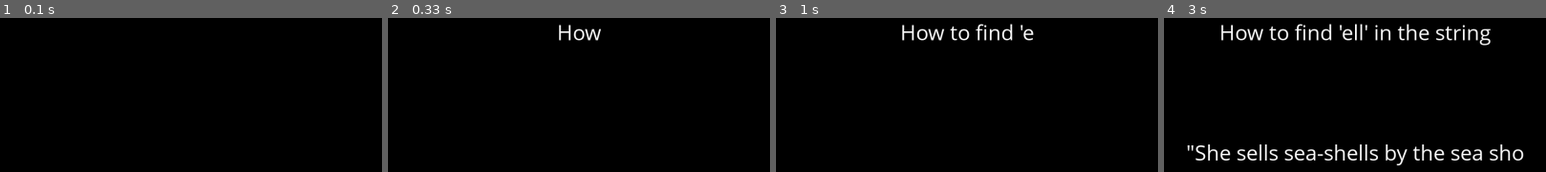
Above: before the commit, frames 1-4 (left to right).
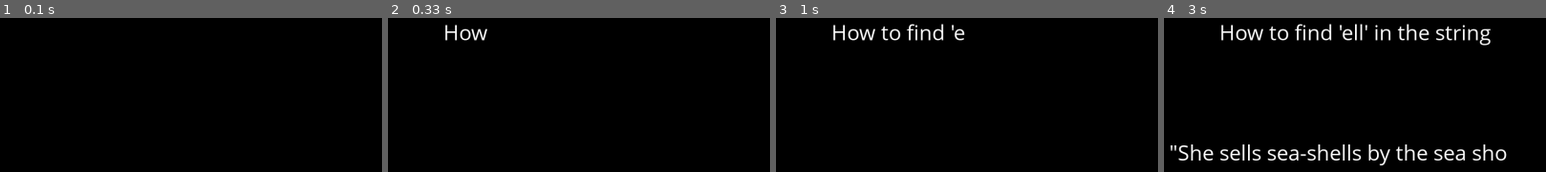
Above: after the commit, the same moments.

Repository: wadsworj/py_vid_generator
Game: pygame game, started from main.py
The game is run twice, just before and just after one commit, with the same random seed, the same clock (stepped at 60 frames per second) and the same inputs.
Inputs:
- Up to frame 1 (0.1 s): no input
- Up to frame 2 (0.33 s): no input
- Up to frame 3 (1 s): no input
- Up to frame 4 (3 s): tap Enter at 1.83 s

Frame 1 is identical in both runs. In frame 2, 0.9% of the frame differs, in the area x 15-56%, y 4-15%; in frame 3, 2.2%; in frame 4, 4.7%, in the area x 1-95%, y 82-96%.

Commit message:
add builders for elements/scenes and stop 'scrolling' text

Diff:
--- /dev/null
+++ b/elements/elementBuilder.py
@@ -0,0 +1,23 @@
+from elements.textElement import TextElement
+
+
+class ElementBuilder:
+    def __init__(self):
+        pass
+
+    def build(self, data):
+        return self.build_text_element(data)
+
+    def build_text_element(self, data):
+        element = TextElement()
+        element.name = data["name"]
+        element.text = data["text"]
+        element.position = data["position"]
+        element.bounding_box = data["bounding_box"]
+        element.duration = data["duration"]
+        element.font_size = data["font_size"]
+        element.font_type = data["font_type"]
+        element.text_align = data["text_align"]
+        element.start_time = data["start_time"]
+
+        return element
--- a/elements/textElement.py
+++ b/elements/textElement.py
@@ -6,18 +6,17 @@
 
 
 class TextElement:
-    def __init__(self, name, text, position, bounding_box, duration, font_size, font_type, text_align, start_time):
-        self.name = name
-        self.video = None
-        self.position = position
-        self.text = text
-        self.duration = duration
-        self.bounding_box = bounding_box
+    def __init__(self):
+        self.name = None
+        self.position = None
+        self.text = None
+        self.duration = None
+        self.bounding_box = None
         self.count = 0
-        self.font_size = font_size
-        self.font_type = font_type
-        self.text_align = text_align
-        self.start_time = start_time
+        self.font_size = None
+        self.font_type = None
+        self.text_align = None
+        self.start_time = None
 
     def render(self, screen, scene_seconds):
         if self.start_time > scene_seconds:
@@ -29,13 +28,15 @@
 
         my_font = pygame.font.SysFont(self.font_type, self.font_size)
         text_surface = my_font.render(self.text[0:current], True, config.WHITE)
+        text_surface_center = my_font.render(self.text, True, config.WHITE)
+
         screen_rect = screen.get_rect()
         if self.text_align == "top_center":
             top_center_rect = pygame.Rect(screen_rect.left, screen_rect.top, screen_rect.width, screen_rect.height / 2)
-            text_position = text_surface.get_rect(center = top_center_rect.center)
+            text_position = text_surface_center.get_rect(center = top_center_rect.center)
         elif self.text_align == "center":
             top_center_rect = pygame.Rect(screen_rect.left, screen_rect.top, screen_rect.width, screen_rect.height / 2)
-            text_position = text_surface.get_rect(center = screen_rect.center)
+            text_position = text_surface_center.get_rect(center = screen_rect.center)
         else:
             text_position = self.position
 
--- a/main.py
+++ b/main.py
@@ -5,8 +5,10 @@
 from pygame.locals import *
 
 from elements.element import Element
+from elements.elementBuilder import ElementBuilder
 from elements.textElement import TextElement
 from scene import Scene
+from sceneBuilder import SceneBuilder
 from video import Video
 
 pygame.init()
@@ -30,22 +32,10 @@
 
 video = Video(data["name"], data["resolution"])
 
+scene_builder = SceneBuilder(ElementBuilder())
+
 for data_scene in data["scenes"]:
-    scene = Scene(data_scene["scene_name"], data_scene["scene_index"])
-    for data_element in data_scene["elements"]:
-        # def __init__(self, name, text, position, bounding_box, duration):
-        element = TextElement(data_element["name"],
-                              data_element["text"],
-                              data_element["position"],
-                              data_element["bounding_box"],
-                              data_element["duration"],
-                              data_element["font_size"],
-                              data_element["font_type"],
-                              data_element["text_align"],
-                              data_element["start_time"])
-
-        scene.add_element(element)
-
+    scene = scene_builder.build(data_scene)
     video.add_scene(scene)
 
 video.render()
--- a/scene.py
+++ b/scene.py
@@ -2,10 +2,10 @@
 
 
 class Scene:
-    def __init__(self, name, scene_index):
-        self.name = name
+    def __init__(self):
+        self.name = None
+        self.scene_index = None
         self.elements = []
-        self.scene_index = scene_index
         self.finished = False
         self.start_time = None
 
--- /dev/null
+++ b/sceneBuilder.py
@@ -0,0 +1,19 @@
+from elements.elementBuilder import ElementBuilder
+from elements.textElement import TextElement
+from scene import Scene
+
+
+class SceneBuilder:
+    def __init__(self, element_builder):
+        self.element_builder = element_builder
+
+    def build(self, data):
+        scene = Scene()
+        scene.scene_name = data["scene_name"]
+        scene.scene_index = data["scene_index"]
+
+        for data_element in data["elements"]:
+            element = self.element_builder.build(data_element)
+            scene.add_element(element)
+
+        return scene
